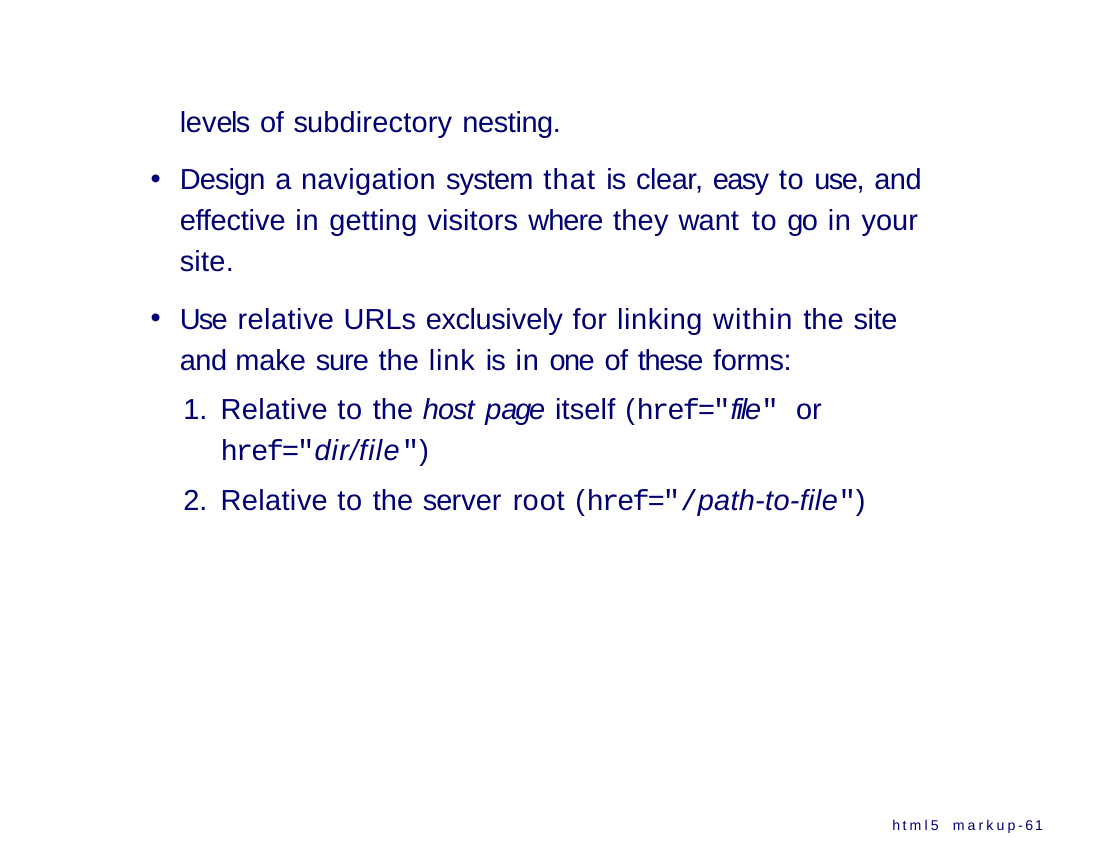
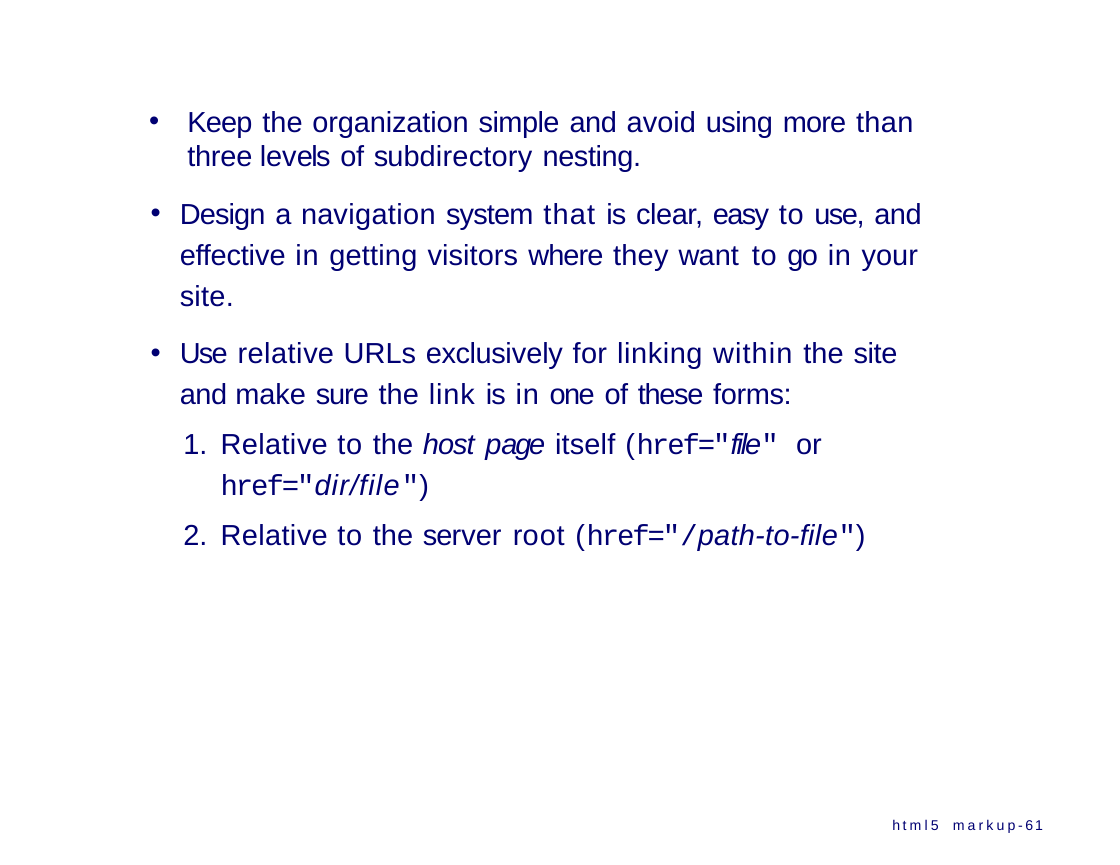
Before and after one commit to ppawar/ppawar.github.io, a slide deck: slide 61 of Spring2020/CSE102-S20/lectures/CSE102_S20_HTML.pptx. Drawn at 1120x865 pixels with LibreOffice and Linux fonts; fonts in the diff are those of the drawing. Boxes give left, top, right and bottom in pixels: in the first picture for what was removed or moved away, otherwise in the second. Text is boxed around its words. In the diff, an @@ line names an element or a change of style, - is before the commit and + after.

```diff
--- a/Spring2020/CSE102-S20/lectures/CSE102_S20_HTML.pptx
+++ b/Spring2020/CSE102-S20/lectures/CSE102_S20_HTML.pptx
@@ text at (187,111,913,172): text changed @@
-levels of subdirectory nesting.
+• Keep the organization simple and avoid using more than three levels of subdirectory nesting.
```
Also in this commit, not shown: 23 other slides changed, 1 slide added, 1 slide removed, 3 other files.
